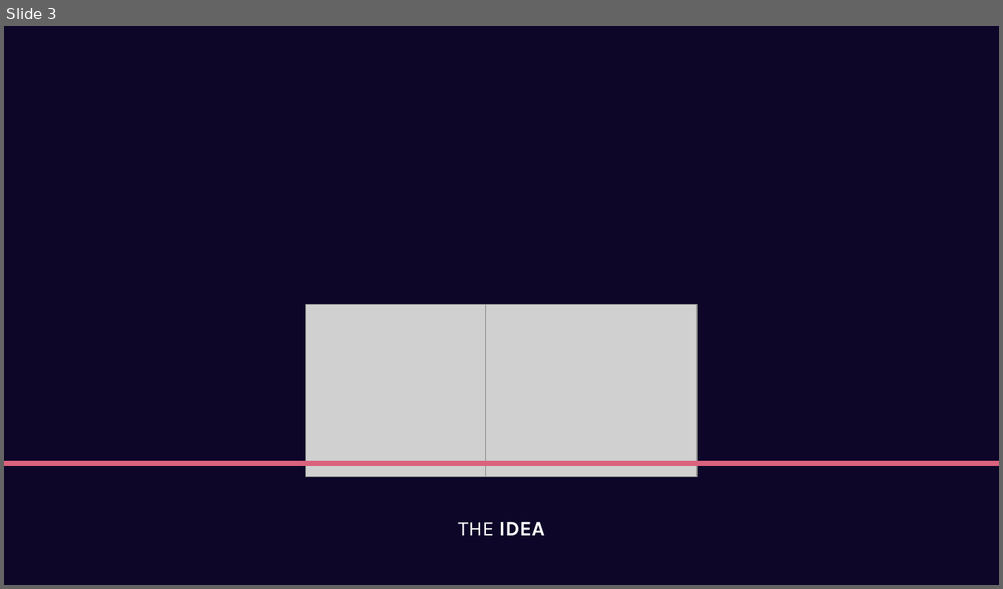
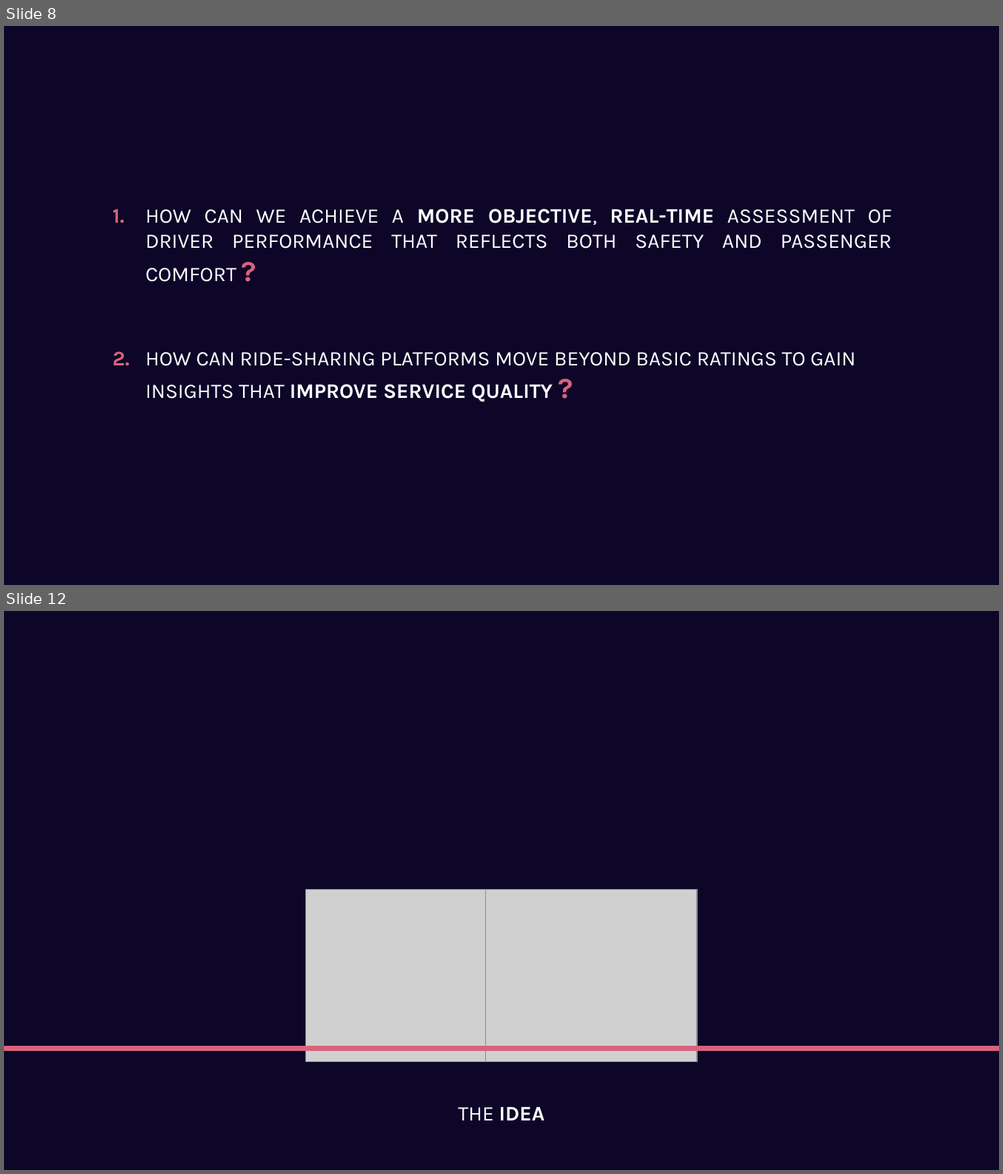
Before and after one commit to GiuseppeSoriano/MoodPilot, a slide deck: Idea/Idea_Presentation.pptx. Shown one above the other, each under a label of ours: slide 3 before the commit, slides 8 and 12 after it; the slides between them are not shown. The pictures are 1003x589 and 1003x1174 pixels, drawn with LibreOffice and Linux fonts; fonts in the diff are those of the drawing; grey boxes stand for pictures. Boxes give left, top, right and bottom in pixels: in the first picture for what was removed or moved away, otherwise in the second. Text is boxed around its words. In the diff, an @@ line names an element or a change of style, - is before the commit and + after.

```diff
--- a/Idea/Idea_Presentation.pptx
+++ b/Idea/Idea_Presentation.pptx
@@ slide 8 added at bbox=[4, 26, 999, 585], background #0D0628 @@
@@ text added at bbox=[113, 209, 125, 224], 20 pt, text #DA627D, bold @@
+1.
@@ text added at bbox=[145, 209, 892, 249], 20 pt, text #FFFFFF @@
+HOW CAN WE ACHIEVE A MORE OBJECTIVE, REAL-TIME ASSESSMENT OF DRIVER PERFORMANCE THAT REFLECTS BOTH SAFETY AND PASSENGER COMFORT ?
@@ text added at bbox=[113, 352, 130, 366], 20 pt, text #DA627D, bold @@
+2.
@@ text added at bbox=[145, 352, 855, 402], 20 pt, text #FFFFFF @@
+HOW CAN RIDE-SHARING PLATFORMS MOVE BEYOND BASIC RATINGS TO GAIN INSIGHTS THAT IMPROVE SERVICE QUALITY ?
@@ what was slide 3 is now slide 12 @@
```
Also in this commit, not shown: 5 slides changed, 8 other slides added, 4 slides removed, 4 other files.
